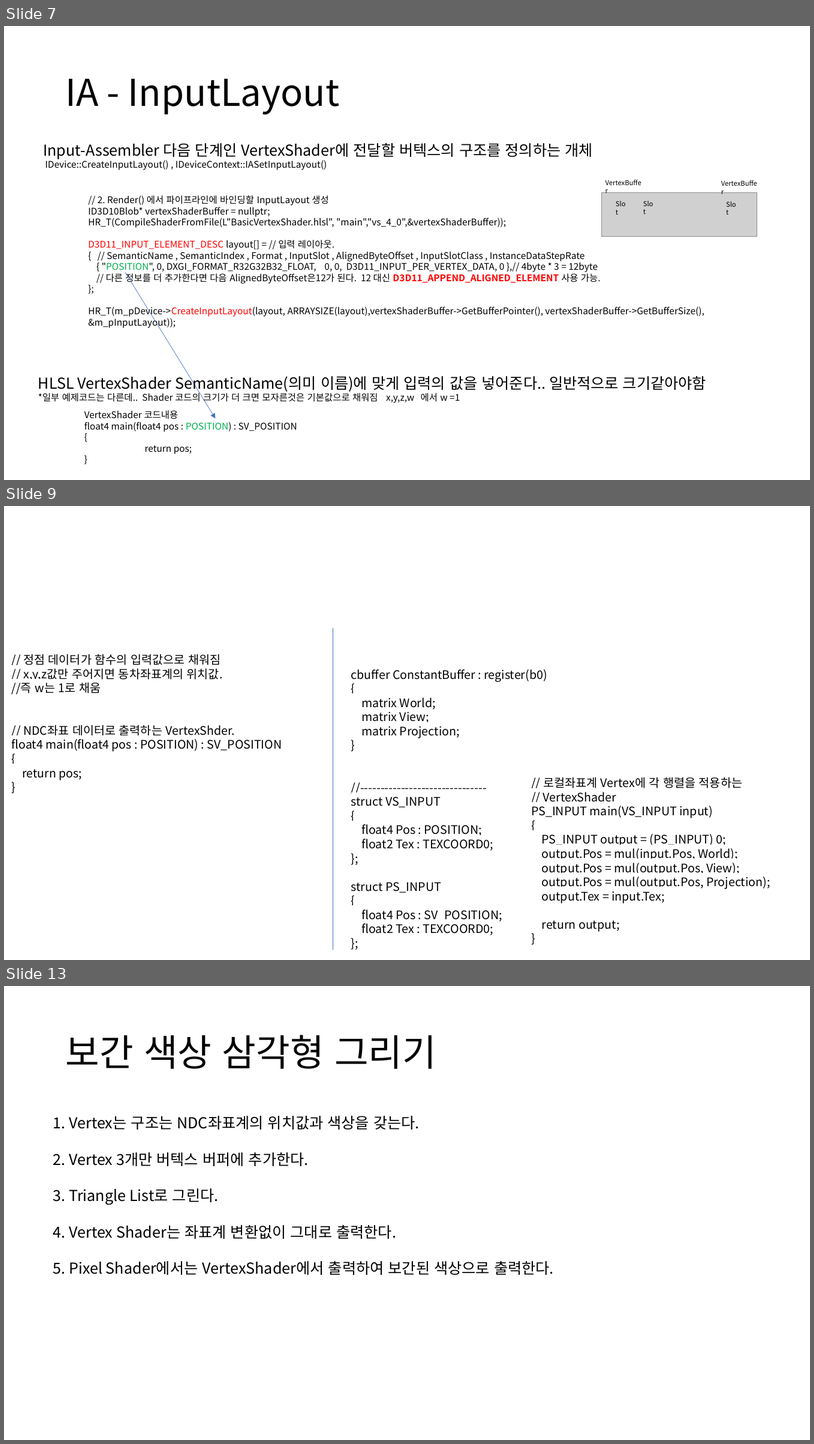
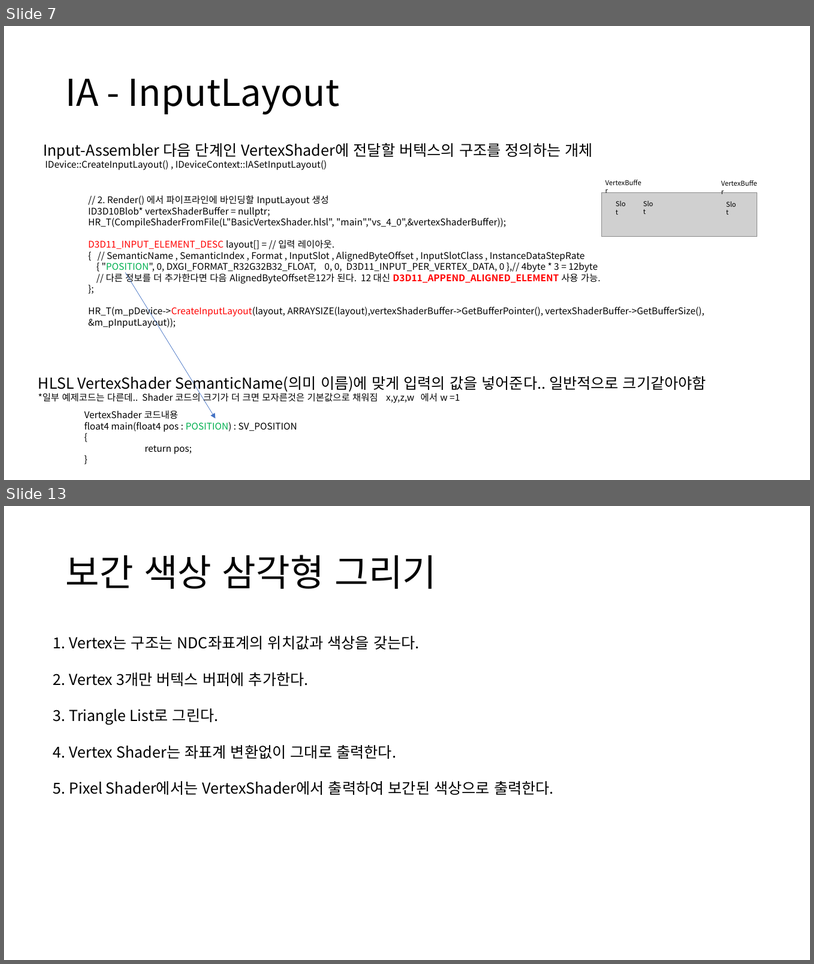
Before and after one commit to ldw9981/D3D11_Tutorial, a slide deck: Documents/02기초-삼각형그리기.pptx. Shown one above the other, each under a label of ours: slides 7, 9 and 13 before the commit, slides 7 and 13 after it; the slides between them are not shown. The pictures are 814x1444 and 814x964 pixels, drawn with LibreOffice and Linux fonts; fonts in the diff are those of the drawing; grey boxes stand for pictures. Boxes give left, top, right and bottom in pixels: in the first picture for what was removed or moved away, otherwise in the second. Text is boxed around its words. In the diff, an @@ line names an element or a change of style, - is before the commit and + after.

```diff
--- a/Documents/02기초-삼각형그리기.pptx
+++ b/Documents/02기초-삼각형그리기.pptx
@@ slide 9 removed at box(4, 506, 810, 960), background #FFFFFF @@
@@ line removed from (333, 628) to (333, 950) @@
@@ text removed at box(11, 654, 282, 780) @@
-// 정점 데이터가 함수의 입력값으로 채워짐
-// x,y,z값만 주어지면 동차좌표계의 위치값.
-//즉 w는 1로 채움
-// NDC좌표 데이터로 출력하는 VertexShder.
-float4 main(float4 pos : POSITION) : SV_POSITION
-{
-return pos;
-}
@@ text removed at box(351, 669, 548, 935) @@
-cbuffer ConstantBuffer : register(b0)
-{
-matrix World;
-matrix View;
-matrix Projection;
-}
-//-------------------------------
-struct VS_INPUT
-{
-float4 Pos : POSITION;
-float2 Tex : TEXCOORD0;
-};
-struct PS_INPUT
-{
-float4 Pos : SV_POSITION;
-float2 Tex : TEXCOORD0;
-};
@@ text removed at box(531, 777, 771, 931) @@
-// 로컬좌표계 Vertex에 각 행렬을 적용하는
-// VertexShader
-PS_INPUT main(VS_INPUT input)
-{
-PS_INPUT output = (PS_INPUT) 0;
-output.Pos = mul(input.Pos, World);
-output.Pos = mul(output.Pos, View);
-output.Pos = mul(output.Pos, Projection);
-output.Tex = input.Tex;
-return output;
-}
```
Also in this commit, not shown: 6 slides changed, 2 slides added, 1 other slide removed, 2 other files.
